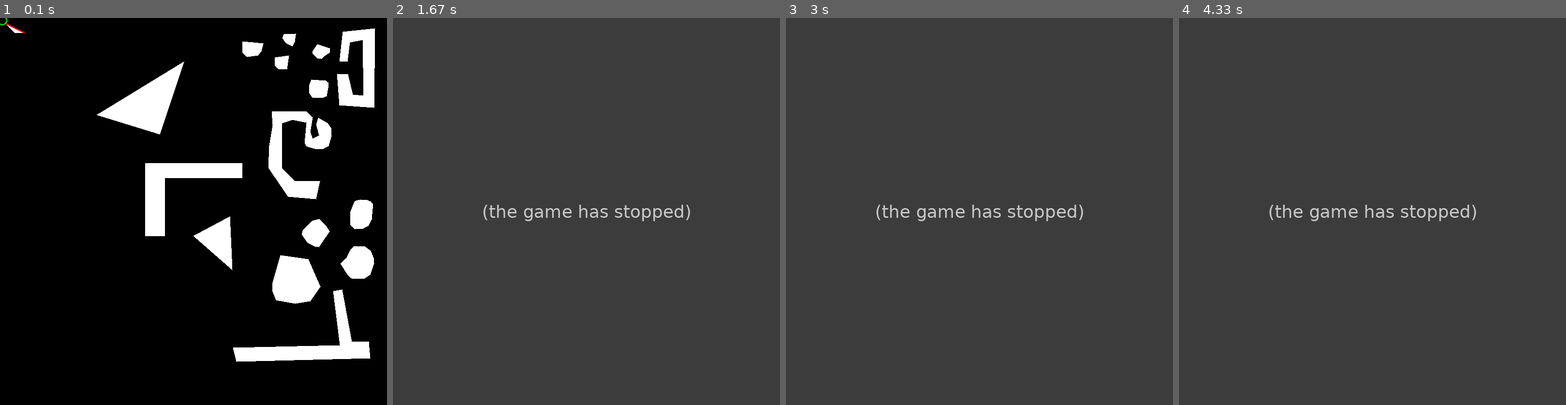
Above: before the commit, frames 1-4 (left to right).
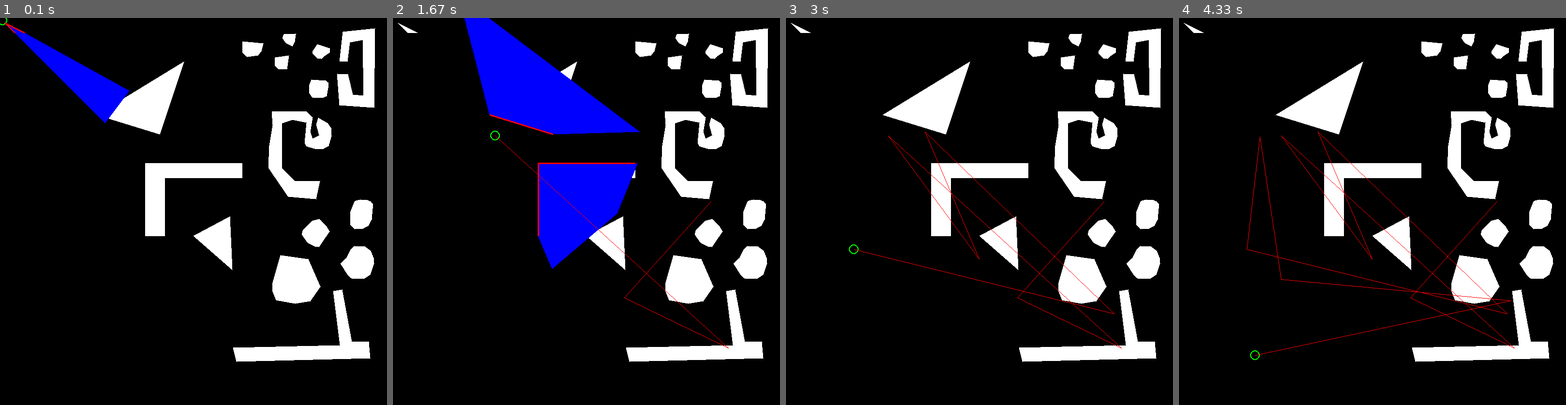
Above: after the commit, the same moments.

Repository: goteguru/gyakorlatok-python
Game: pygame game, started from pygame-test/shadow-test.py
The game is run twice, just before and just after one commit, with the same random seed, the same clock (stepped at 60 frames per second) and the same inputs.
Inputs (mouse positions are in pixels of both pictures, inside the frame that each line leads up to):
- Up to frame 1 (0.1 s): no input
- Up to frame 2 (1.67 s): click (710, 199) at 0.38 s; click (625, 296) at 0.72 s; click (729, 346) at 1.05 s; click (493, 134) at 1.38 s
- Up to frame 3 (3 s): click (979, 257) at 1.72 s; click (925, 130) at 2.05 s; click (1114, 312) at 2.38 s; click (855, 250) at 2.72 s
- Up to frame 4 (4.33 s): click (1260, 137) at 3.05 s; click (1279, 281) at 3.38 s; click (1511, 300) at 3.72 s; click (1256, 354) at 4.05 s

The runs differ from the first frame. In frame 1, 1.9% of the frame differs, in the area x 1-34%, y 1-28%; in frame 2, 100%, in the area x 0-100%, y 0-100%; in frame 3, 100%; in frame 4, 100%.
Error before the commit: ValueError: too many values to unpack (expected 2) (shadow.py line 80); the game stopped at 0.33 s (later frames are placeholders)

Commit message:
rework: iterator based shadows with range

Diff:
--- a/pygame-test/shadow-test.py
+++ b/pygame-test/shadow-test.py
@@ -22,7 +22,7 @@
 for p in polygons :
     pygame.draw.polygon(polysurf, white, p, 0)
 
-shadows = pygame.Surface(screensize, SRCALPHA)
+shadowmap = pygame.Surface(screensize, SRCALPHA)
 
 #### Main loop ####
 runme = True
@@ -56,21 +56,21 @@
     light = pygame.mouse.get_pos()
 
     ### draw shadows
-    #shadows.fill((0, 0, 0, 0))
-    #for p in polygons:
-    #    for t in shadows(p, light, 500 ):
-    #        pygame.draw.polygon(shadows, (0,0,255,255), t, 0)
+    shadowmap.fill((0, 0, 0, 0))
 
-    ### draw active edges
-    filtered = clip(Rect(-100,-100,200,200),list(filter(ccw, edges2(polygons, light))))
-    for e in filtered:
+    shadowlist, edgelist = shadows(polygons,light,300)
+
+    for s in shadowlist:
+        pygame.draw.polygon(shadowmap, (0,0,255,255), s, 0)
+
+    pygame.draw.circle(screen, (0,255,0), light, 10, 2)
+    screen.blit(shadowmap, (0,0))
+
+    ### draw active debug edges
+    for e in edgelist:
         pygame.draw.line(screen,(255,0,0),
                 (e[0][0] + light[0], e[0][1] + light[1]) ,
                 (e[1][0] + light[0], e[1][1] + light[1]),3)
-
-
-    pygame.draw.circle(screen, (0,255,0), light, 10, 2)
-    screen.blit(shadows, (0,0))
 
     # show newpoly
     if len(newpoly) > 0 : pp = newpoly[0]
--- a/pygame-test/shadow.py
+++ b/pygame-test/shadow.py
@@ -1,4 +1,6 @@
 import math
+from itertools import tee, count
+
 def edges(coordlist):
     """
     koordináta listából éllistát csinál.
@@ -10,49 +12,43 @@
     edges.append((coordlist[num-1], coordlist[0]))
     return edges
 
-def offset(points, center):
-    return [(v[0] - center[0], v[1] - center[1]) for v in points]
-
-def edges2(poligons, center):
+def iter_edges(poligons):
     """
-    convert list of polygons to edge list relative to _center_
+    iterate over edges of poligons
     [(10,10), (30,30), (50,30)] ->
     [((10,10), (30,30)), ((30,30), (50,30)), ((50,30), (10,10))]
     """
-    cx,cy = center
-    edges = []
-    for origp in poligons:
-        p = offset(origp, center)
-        edges += [(p[i],p[i+1]) for i in range(len(p)-1)]
-        edges.append((p[-1], p[0]))
-    return edges
+    for pol in poligons:
+        for i in range(len(pol)-1):
+            yield (pol[i],pol[i+1])
+        yield (pol[i+1], pol[0])
 
-def to_polar(center, point):
+def to_polar(point):
     """
-    (cx,cy) középpontú polár koordinátákra vált
+    polár koordinátákra vált
     """
-    cx,cy = center
-    x,y = point
-    dx, dy = x-cx, y-cy
+    dx,dy = point
     a = math.atan(dx/dy) if dy != 0 else math.pi/2 if dx > 0 else -math.pi/2
     r = math.sqrt(dx*dx + dy*dy)
     if dy < 0 : a += math.pi
     if a < 0 : a += 2*math.pi
     return (a,r)
 
-def from_polar(center, ppoint):
-    """ (cx,cy) középpont körüli polárkoordinátákból x,y koordinátákra vált """
-    cx,cy = center
+def from_polar(ppoint):
+    """polárkoordinátákból x,y koordinátákra vált """
     a,r = ppoint
-    return (r * math.sin(a) + cx, r * math.cos(a) + cy)
+    return (r * math.sin(a), r * math.cos(a))
 
 def fok(ppoint):
     return (ppoint[0]*180/math.pi, ppoint[1])
 
-def ccw(edge):
+def cw(edge):
     """ return true if the edge is counter clockwise directed """
     ((x1,y1),(x2,y2)) = edge
-    return (x1*y2)-(y1*x2) > 0
+    return (x1*y2)-(y1*x2) < 0
+
+def ccw(edge):
+    return not cw(edge)
 
 def clip(rect, edgelist):
     """ clip edgelist to rectangular area
@@ -77,36 +73,52 @@
         if code1 & code2 != 0:          return None # completely outside
 
         # at least one of the point is outside (find it)
-        outpoint,otherpoint = p1,p2 if code1 == 0 else p2,p1
+        outpoint,otherpoint = (p1,p2) if code1 == 0 else (p2,p1)
         ### TODO: actually clip the edge
         cedge = edge
         return cedge
 
-    return list(filter(None,map(clip_edge, edgelist)))
+    return filter(None,map(clip_edge, edgelist))
 
 
-def shadows(polygon, center, maxlight):
-    """ kiszűri a nemlátható éleket  és létrehozza az árnyéktrapézokat
+def shadows(polygons, viewpoint, maxrange = None, direction=ccw):
+    """ létrehozza az árnyéktrapézokat
         x2 > x1 kivéve ha "túlfordul" vagyis átlép a 360 fokos határon
         (ez akkor fordul elő ha x1-x2 > pi)
+        polygons: list of polygons [[(x,y),(x,y)...], [(x,y),(x,y)..]]
+        viewpoint: (x,y)
+        maxrange: int
     """
-    cx, cy = center
+
+    vx,vy = viewpoint
+
+    def offset(x, y):
+        return lambda points: list((v[0] + x, v[1] + y) for v in points)
+
+    tr_polygons = map(offset(-vx,-vy), polygons)
+    tr_edges = filter(direction, iter_edges(tr_polygons))
+
+    if (maxrange is not None):
+        cliprect = (-maxrange/2, -maxrange/2, maxrange, maxrange)
+        tr_edges = clip(cliprect, tr_edges)
+    else :
+        maxrange = 500
+
     quads = []
+    debug = []
 
-    ccw_edges = filter(ccw, edges(polygon))
-    for p1, p2 in ccw_edges:
-        pp1, pp2 = to_polar(center, p1), to_polar(center, p2)
+    for p1, p2 in tr_edges:
+        pp1, pp2 = to_polar(p1), to_polar(p2)
         a1, a2 = pp1[0], pp2[0]
         l = a2 - a1
-        if (l>0 and l<math.pi) or l<-math.pi: # látható
-            middle = (a1+a2)/2 if l>-math.pi else (a1+a2)/2+math.pi
-            tpoly = (pp1, pp2, (a2,maxlight), (middle, maxlight), (a1,maxlight) )
-            tdek = list(from_polar(center, p) for p in tpoly)
-            quads.append(tdek)
-        else:
-            print("wtf", l, a1,a2,p1,p2)
 
-    return(quads)
+        debug.append((p1,p2))
+        tpoly = (pp1, pp2, (a2,maxrange), (a1,maxrange) )
+        tdek = list(from_polar(p) for p in tpoly)
+
+        quads.append(offset(vx,vy)(tdek))
+
+    return (quads, debug)
 
 
 if __name__ == "__main__":
